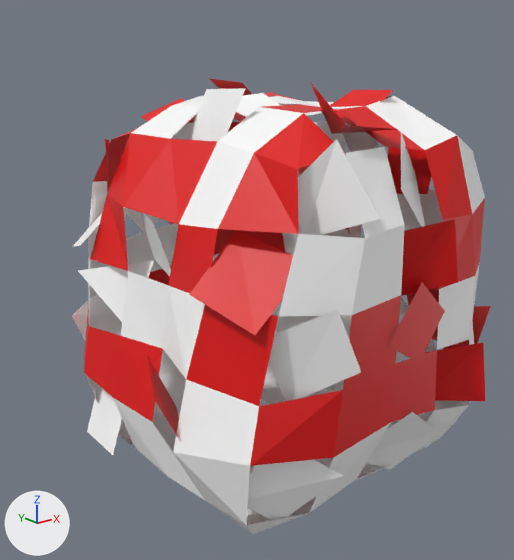
The Blender file godot-project/assets/Environment/Hedge.blend as it was, and as the next commit left it.
Camera for both pictures: a 50 mm lens placed at (-2.56, -3.0, 2.23), pointed at (-0.1, 0.07, 1.0). The lights are fixed; the arrows at lower left show +X, +Y and +Z.

The scene before the commit, as lines of its bpy script (objects in view):
```python
me_cube = bpy.data.meshes.new('Cube')
me_cube.from_pydata(...)  # 331 vertices, 170 faces; spans x -1.13..1.18, y -1.1..1.14, z -0.07..2.13
me_cube.materials.append(mat_hedge)
# before: 268 (-0.33, -0.82, 1.95) at pixel (346, 125), 269 (-0.22, -0.47, 2.13) at pixel (309, 81), 275 (0.01, -0.83, 1.92), 276 (-0.08, -0.48, 1.88) at pixel (331, 133)
ob_hedge = bpy.data.objects.new('Hedge', me_cube)
ob_hedge.location = (0.0, 0.0, 0.0)
```
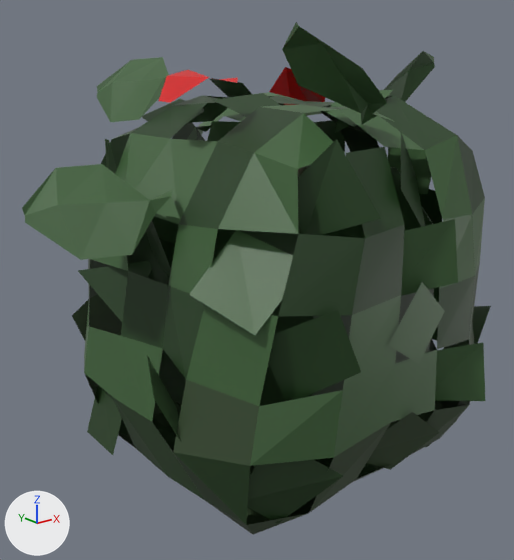
What differs and where, as boxes (x1, y1, x2, y2) in the pictures (514 x 560 px):
'Hedge', reshaped (12% wider, 12% taller): before (72, 79, 491, 534); after (22, 22, 491, 534)
part 1 of me_cube, added: after (127, 165, 434, 406)
part 2 of me_cube, added (green): after (282, 22, 393, 124)
part 3 of me_cube, added (green): after (97, 57, 169, 122)
part 4 of me_cube, added: after (187, 115, 223, 140)
part 5 of me_cube, added (black): after (335, 51, 435, 133)
part 6 of me_cube, added (green): after (22, 164, 180, 260)
part 7 of me_cube, deleted: before (186, 88, 245, 141)
part 8 of me_cube, deleted (red): before (310, 82, 397, 134)
part 9 of me_cube, added (red): after (159, 70, 238, 103)
part 10 of me_cube, added (red): after (269, 67, 325, 105)
part 11 of me_cube, surface changed: (72, 79, 491, 534) in both

The change, as a diff of the scene's bpy script:
```diff
--- a/godot-project/assets/Environment/Hedge.blend.py
+++ b/godot-project/assets/Environment/Hedge.blend.py
@@ me_cube @@
 # used by ob_hedge; location = (0.0, 0.0, 0.0)
 # verts and faces of me_cube; kept vertices keep their numbers, new ones are numbered from 331
-me_cube.from_pydata(...)  # 331 vertices, 170 faces; spans x -1.13..1.18, y -1.1..1.14, z -0.07..2.13
+me_cube.from_pydata(...)  # 439 vertices, 246 faces; spans x -1.38..1.18, y -1.1..1.36, z -0.07..2.37
+# me_cube part 1: a new loose piece of 24 vertices spanning x -0.75..0.74, y -0.77..0.72, z 0.17..1.66, in mat_hedge
+# me_cube part 2: a new loose piece of 15 vertices spanning x -0.49..0.01, y -0.92..-0.44, z 1.93..2.37, in mat_hedge
+# me_cube part 3: a new loose piece of 15 vertices spanning x -0.62..-0.24, y 0.35..1.06, z 1.88..2.23, in mat_hedge
+# me_cube part 4: a new loose piece of 15 vertices spanning x -0.07..0.5, y 0.76..1.36, z 1.55..1.93, in mat_hedge
+# me_cube part 5: a new loose piece of 15 vertices spanning x 0.39..0.99, y -0.36..0.04, z 1.81..2.27, in mat_hedge
+# me_cube part 6: a new loose piece of 15 vertices spanning x -1.38..-0.76, y -0.27..0.29, z 1.35..1.73, in mat_hedge
+# me_cube part 7: the loose piece of 4 vertices spanning x -0.52..-0.38, y -0.22..0.2, z 1.71..2.09 is deleted
+# me_cube part 8
+delete_vertices([268, 269, 276])  # with the faces that use them
+# me_cube part 9
+verts[331] = (-0.4, 0.02, 2.12)  # pixel (216, 79)
+verts[332] = (-0.53, 0.08, 2.17)  # pixel (188, 69)
+verts[333] = (-0.76, 0.0, 2.03)  # pixel (158, 101)
+verts[334] = (-0.66, 0.07, 2.15)  # pixel (166, 76)
+verts[335] = (-0.45, -0.22, 2.12)  # pixel (237, 82)
+verts[336] = (-0.37, -0.12, 2.14)  # pixel (237, 77)
+verts[337] = (-0.63, -0.25, 2.14)  # pixel (208, 77)
+verts[338] = (-0.75, -0.1, 2.03)  # pixel (170, 102)
+faces += [(331, 335, 336), (331, 337, 335), (331, 332, 337), (332, 334, 337), (333, 338, 334), (334, 338, 337)]
+# me_cube part 10
+verts[339] = (0.76, 0.45, 1.94)
+verts[340] = (0.78, 0.6, 1.93)
+verts[341] = (0.54, 0.74, 1.93)
+verts[342] = (0.7, 0.71, 1.93)  # pixel (291, 104)
+verts[343] = (0.61, 0.42, 2.12)
+verts[344] = (0.71, 0.38, 2.05)
+verts[345] = (0.54, 0.58, 2.17)  # pixel (285, 66)
+verts[346] = (0.49, 0.7, 2.0)
+faces += [(339, 343, 344), (339, 345, 343), (339, 340, 345), (340, 342, 345), (341, 346, 342), (342, 346, 345)]
+# me_cube part 11: 168 kept faces spanning x -1.13..1.18, y -1.1..1.14, z -0.07..2.12 get new texture (UV) coordinates
 me_cube.materials.append(mat_hedge)
```
